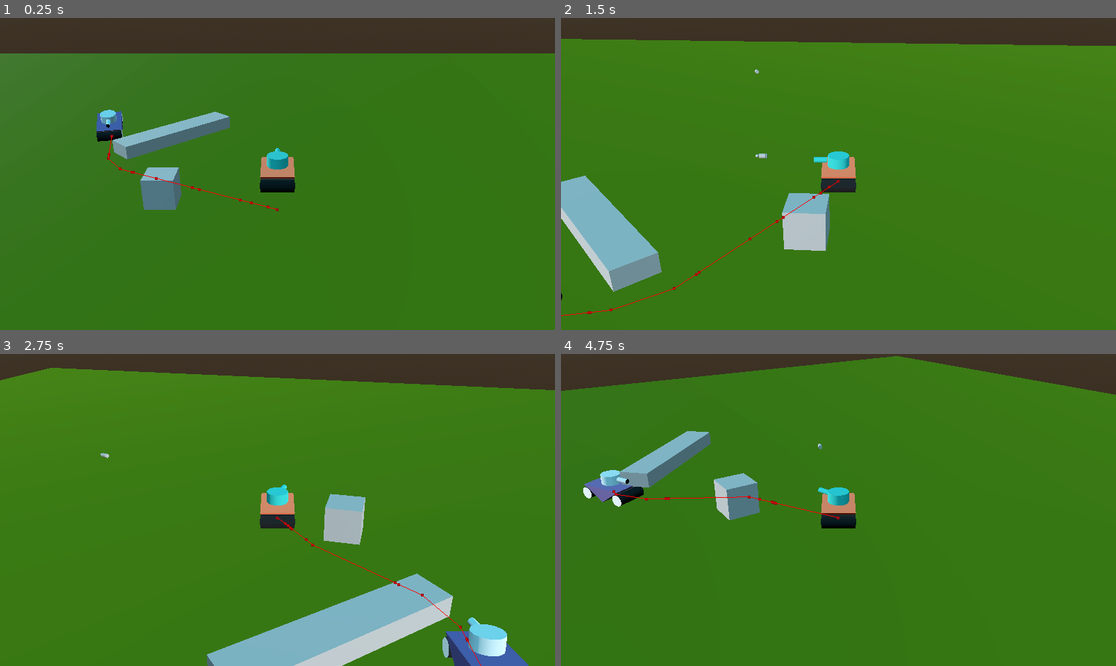
Above: before the commit, frames 1-4 (two rows, left to right).
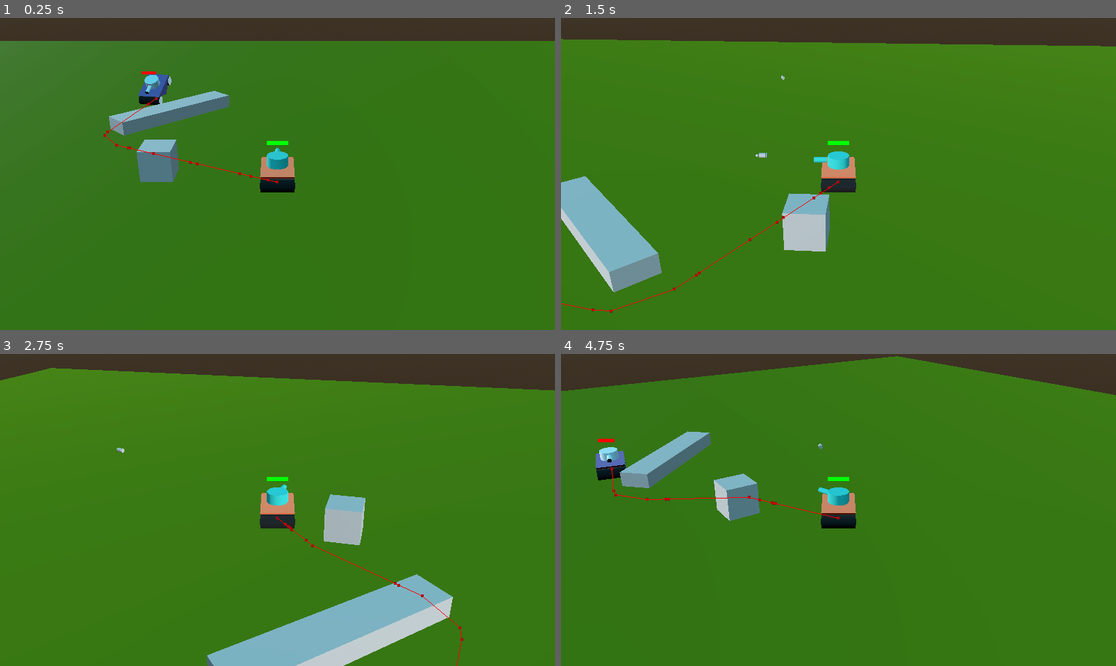
Above: after the commit, the same moments.

Repository: basavarajMHubli/GeoTanks
Game: Godot game, scene res://scenes/level_1.tscn
The game is run twice, just before and just after one commit, with the same random seed, the same clock (stepped at 60 frames per second) and the same inputs.
Inputs (mouse positions are in pixels of both pictures, inside the frame that each line leads up to):
- Up to frame 1 (0.25 s): no input
- Up to frame 2 (1.5 s): move the mouse to (960, 158) at 0.52 s; hold D (turn_right) 0.53-1.28 s; click (960, 158) at 0.6 s; move the mouse to (727, 189) at 1.27 s; hold S (move_backward) from 1.28 s (still down); click (727, 189) at 1.35 s
- Up to frame 3 (2.75 s): move the mouse to (333, 441) at 2.02 s; release S (move_backward) at 2.03 s; hold D (turn_right) from 2.03 s (still down); click (333, 441) at 2.1 s
- Up to frame 4 (4.75 s): move the mouse to (810, 572) at 2.77 s; release D (turn_right) at 2.78 s; hold W (move_forward) 2.78-3.53 s; click (810, 572) at 2.85 s; move the mouse to (1005, 556) at 3.52 s; hold A (turn_left) from 3.53 s (still down); click (1005, 556) at 3.6 s; move the mouse to (672, 463) at 4.27 s; click (672, 463) at 4.35 s

The runs differ from the first frame. In frame 1, 9.1% of the frame differs, in the area x 0-100%, y 7-62%; in frame 2, 0.6%; in frame 3, 2.1%; in frame 4, 1.5%.

Commit message:
Proto: Added player, enemy healthbar

Diff:
--- a/enemies/enemy_tank.gd
+++ b/enemies/enemy_tank.gd
@@ -1,6 +1,4 @@
 extends CharacterBody3D
-
-@onready var nav_agent = $NavigationAgent3D
 
 @export var move_speed = 1
 @export var fire_delay = 3.0
@@ -9,6 +7,9 @@
 
 var fire_timer = Timer.new()
 var shell_scene = preload("res://shells/shell.tscn")
+
+@onready var nav_agent = $NavigationAgent3D
+@onready var health_bar = $StatsSubViewport/ProgressBar
 
 func _ready():
 	# Initialize timer for firing shell
@@ -19,8 +20,10 @@
 
 	# Init health
 	cur_health = max_health
+	health_bar.value = cur_health
 
-func _physics_process(delta):
+
+func _physics_process(_delta):
 	# FIXME: target_desired_distance is not working in v4.1
 	if not nav_agent.is_target_reached():
 		move_towards_player()
@@ -32,7 +35,9 @@
 	var next_dir = next_loc - curr_loc
 	var new_velocity = next_dir.normalized() * move_speed
 
-	look_at(next_loc, Vector3.UP)
+	if not curr_loc.is_equal_approx(next_loc):
+		look_at(next_loc, Vector3.UP)
+
 	nav_agent.set_velocity(new_velocity)
 
 
@@ -55,7 +60,9 @@
 
 func shell_hit(damage_value, hit_point):
 	printt("Enemy:", damage_value, hit_point)
+
 	cur_health -= damage_value
+	health_bar.value = cur_health
 	if cur_health <= 0:
 		printt("queue_free", self)
 		queue_free()
--- a/enemies/enemy_tank.tscn
+++ b/enemies/enemy_tank.tscn
@@ -6,6 +6,12 @@
 [ext_resource type="ArrayMesh" uid="uid://ciwgo0u0nbe2f" path="res://enemies/SM_EnemyTurret.obj" id="5_3mqte"]
 
 [sub_resource type="SphereShape3D" id="SphereShape3D_bvd31"]
+
+[sub_resource type="StyleBoxFlat" id="StyleBoxFlat_awgmf"]
+bg_color = Color(1, 0, 0, 1)
+
+[sub_resource type="ViewportTexture" id="ViewportTexture_0axxc"]
+viewport_path = NodePath("StatsSubViewport")
 
 [node name="EnemyTank" type="CharacterBody3D" groups=["enemies"]]
 script = ExtResource("1_h4bce")
@@ -22,12 +28,38 @@
 transform = Transform3D(1, 0, 0, 0, 1, 0, 0, 0, 1, 0, 1, -2)
 
 [node name="CollisionShape3D" type="CollisionShape3D" parent="."]
-transform = Transform3D(2, 0, 0, 0, 2, 0, 0, 0, 2, 0, 0.480776, 0)
+transform = Transform3D(2, 0, 0, 0, 2, 0, 0, 0, 2, 0, 0.2, 0)
 shape = SubResource("SphereShape3D_bvd31")
 
 [node name="NavigationAgent3D" type="NavigationAgent3D" parent="."]
 target_desired_distance = 10.0
+path_max_distance = 10.01
 avoidance_enabled = true
 debug_enabled = true
 
+[node name="StatsSubViewport" type="SubViewport" parent="."]
+transparent_bg = true
+size = Vector2i(128, 128)
+
+[node name="ProgressBar" type="ProgressBar" parent="StatsSubViewport"]
+anchors_preset = 8
+anchor_left = 0.5
+anchor_top = 0.5
+anchor_right = 0.5
+anchor_bottom = 0.5
+offset_left = -76.5
+offset_top = -13.5
+offset_right = 76.5
+offset_bottom = 13.5
+grow_horizontal = 2
+grow_vertical = 2
+theme_override_styles/fill = SubResource("StyleBoxFlat_awgmf")
+value = 50.0
+show_percentage = false
+
+[node name="Sprite3D" type="Sprite3D" parent="."]
+transform = Transform3D(1, 0, 0, 0, 1, 0, 0, 0, 1, 0, 2, 0)
+billboard = 1
+texture = SubResource("ViewportTexture_0axxc")
+
 [connection signal="velocity_computed" from="NavigationAgent3D" to="." method="_on_navigation_agent_3d_velocity_computed"]
--- a/player_tank/player_tank.gd
+++ b/player_tank/player_tank.gd
@@ -11,10 +11,13 @@
 
 const RAY_LENGTH := 2000
 
+@onready var health_bar = $StatsSubViewport/HealthBar
+
 
 func _ready():
 	# Init health
 	cur_health = max_health
+	health_bar.value = cur_health
 
 
 func _physics_process(delta: float):
@@ -43,7 +46,7 @@
 	move_and_slide()
 
 
-func _process(delta: float):
+func _process(_delta: float):
 	if Input.is_action_just_pressed("fire"):
 		fire_shell()
 
@@ -75,4 +78,15 @@
 
 
 func shell_hit(damage_value, hit_point):
-	printt("Player:", damage_value, hit_point)
+	printt("Player hit:", damage_value, hit_point)
+	cur_health -= damage_value
+	health_bar.value = cur_health
+
+	if cur_health <= 0:
+		player_die()
+
+
+func player_die():
+	print("Player died")
+	set_process(false)
+	set_physics_process(false)
--- a/player_tank/player_tank.tscn
+++ b/player_tank/player_tank.tscn
@@ -7,6 +7,12 @@
 
 [sub_resource type="SphereShape3D" id="SphereShape3D_itc2q"]
 radius = 1.2568
+
+[sub_resource type="StyleBoxFlat" id="StyleBoxFlat_38jaf"]
+bg_color = Color(0, 1, 0, 1)
+
+[sub_resource type="ViewportTexture" id="ViewportTexture_ruvb5"]
+viewport_path = NodePath("StatsSubViewport")
 
 [node name="PlayerTank" type="CharacterBody3D"]
 script = ExtResource("1_lv3pb")
@@ -23,7 +29,7 @@
 transform = Transform3D(1, 0, 0, 0, 1, 0, 0, 0, 1, 0, 1, -2)
 
 [node name="CollisionShape3D" type="CollisionShape3D" parent="."]
-transform = Transform3D(1, 0, 0, 0, 1, 0, 0, 0, 1, 0, 0.237448, 0)
+transform = Transform3D(1, 0, 0, 0, 1, 0, 0, 0, 1, 0, 0.2, 0)
 shape = SubResource("SphereShape3D_itc2q")
 
 [node name="SpringArm3D" type="SpringArm3D" parent="."]
@@ -34,3 +40,28 @@
 [node name="Camera3D" type="Camera3D" parent="SpringArm3D"]
 transform = Transform3D(1, 0, 0, 0, 1, -5.96046e-08, 0, 2.98023e-08, 1, 0, -0.0420952, 7.97016)
 fov = 35.0
+
+[node name="StatsSubViewport" type="SubViewport" parent="."]
+transparent_bg = true
+size = Vector2i(128, 128)
+
+[node name="HealthBar" type="ProgressBar" parent="StatsSubViewport"]
+anchors_preset = 8
+anchor_left = 0.5
+anchor_top = 0.5
+anchor_right = 0.5
+anchor_bottom = 0.5
+offset_left = -74.0
+offset_top = -13.5
+offset_right = 74.0
+offset_bottom = 13.5
+grow_horizontal = 2
+grow_vertical = 2
+theme_override_colors/font_color = Color(0.952941, 0.952941, 0.952941, 1)
+theme_override_styles/fill = SubResource("StyleBoxFlat_38jaf")
+value = 50.0
+show_percentage = false
+
+[node name="Sprite3D" type="Sprite3D" parent="."]
+transform = Transform3D(1, 0, 0, 0, 1, 0, 0, 0, 1, 0, 2, 0)
+texture = SubResource("ViewportTexture_ruvb5")
--- a/scenes/level_1.gd
+++ b/scenes/level_1.gd
@@ -3,6 +3,6 @@
 @onready var player_tank = $PlayerTank
 
 
-func _physics_process(delta):
+func _process(_delta):
 	get_tree().call_group("enemies", "update_target_location",
 						  player_tank.global_transform.origin)
--- a/scenes/level_1.tscn
+++ b/scenes/level_1.tscn
@@ -40,10 +40,10 @@
 environment = SubResource("Environment_kury7")
 
 [node name="PlayerTank" parent="." instance=ExtResource("2_eqnba")]
-transform = Transform3D(1, 0, 0, 0, 1, 0, 0, 0, 1, 1.38488, 3.68043, 1.1244)
+transform = Transform3D(1, 0, 0, 0, 1, 0, 0, 0, 1, 1.38488, 1.68043, 1.1244)
 
 [node name="EnemyTank" parent="." instance=ExtResource("3_g4lg8")]
-transform = Transform3D(1, 0, 0, 0, 1, 0, 0, 0, 1, -13, 2, -12)
+transform = Transform3D(-0.707107, 0, -0.707107, 0, 1, 0, 0.707107, 0, -0.707107, -10, 2, -17)
 
 [node name="DirectionalLight3D" type="DirectionalLight3D" parent="."]
 transform = Transform3D(-0.611527, 0.159098, -0.775063, 0, 0.979575, 0.201079, 0.791224, 0.122965, -0.599037, -0.459754, 6.39808, 0)
--- a/shells/shell.gd
+++ b/shells/shell.gd
@@ -1,7 +1,7 @@
 extends Node3D
 
 var SHELL_SPEED = 20
-var SHELL_DAMAGE = 100
+var SHELL_DAMAGE = 50
 
 const KILL_TIMER = 1
 var timer = 0
Not shown: 1 places in enemies/enemy_tank.tscn that only renumber resources
Not shown: 1 places in player_tank/player_tank.tscn that only renumber resources
